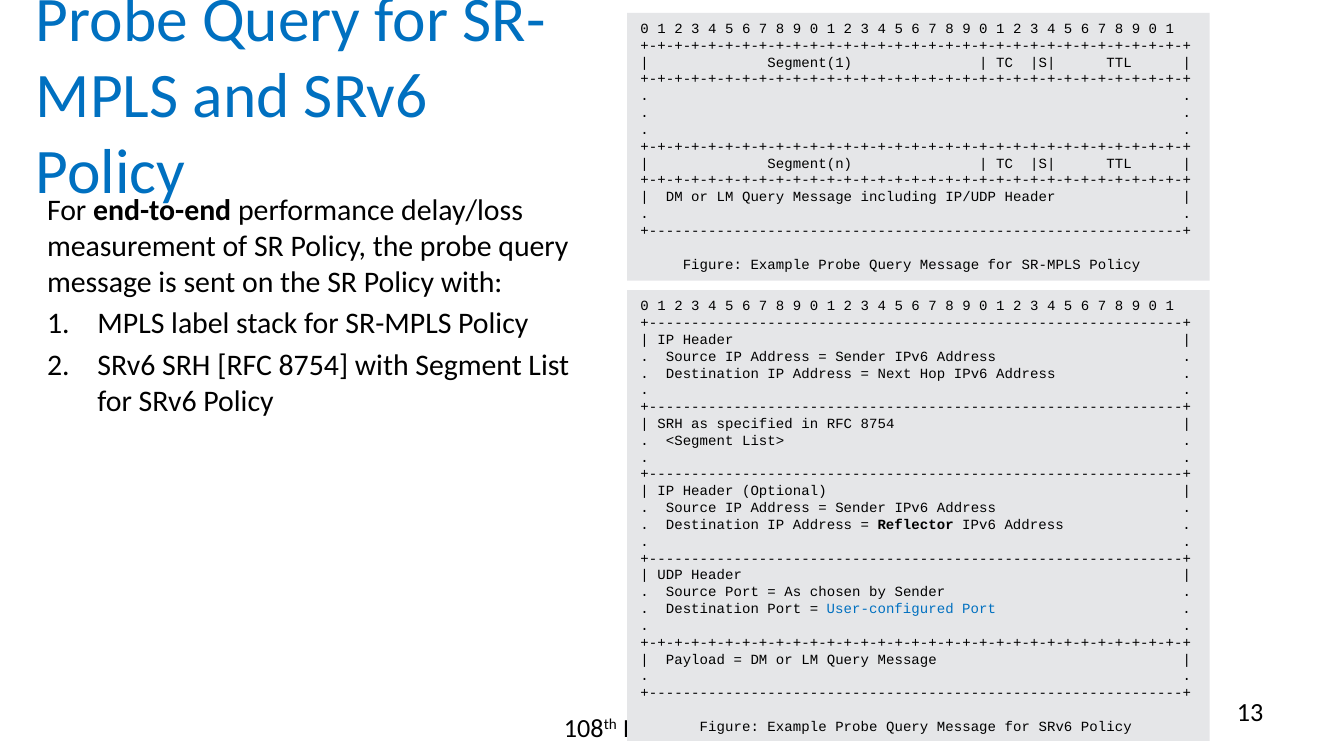
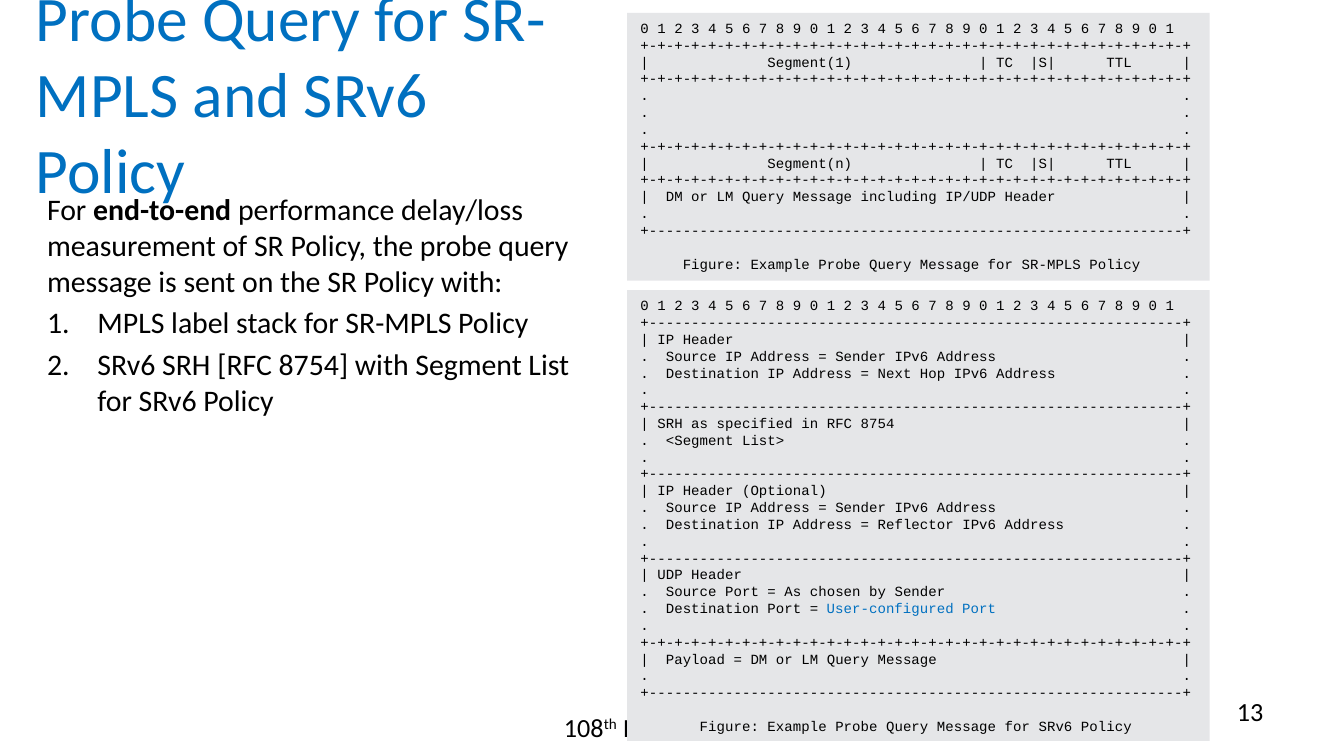
Before and after one commit to rakgandhi/ietf-slides, a slide deck: slide 13 of draft-gandhi-spring-twamp-srpm-09.pptx. Drawn at 1344x756 pixels with LibreOffice and Linux fonts; fonts in the diff are those of the drawing. Boxes give left, top, right and bottom in pixels: in the first picture for what was removed or moved away, otherwise in the second. Text is boxed around its words. In the diff, an @@ line names an element or a change of style, - is before the commit and + after.

```diff
--- a/draft-gandhi-spring-twamp-srpm-09.pptx
+++ b/draft-gandhi-spring-twamp-srpm-09.pptx
@@ text in rectangle at bbox=[666, 519, 1064, 529]: bold off in "Reflector" @@
```
Also in this commit, not shown: 2 other slides changed, 3 other files.
